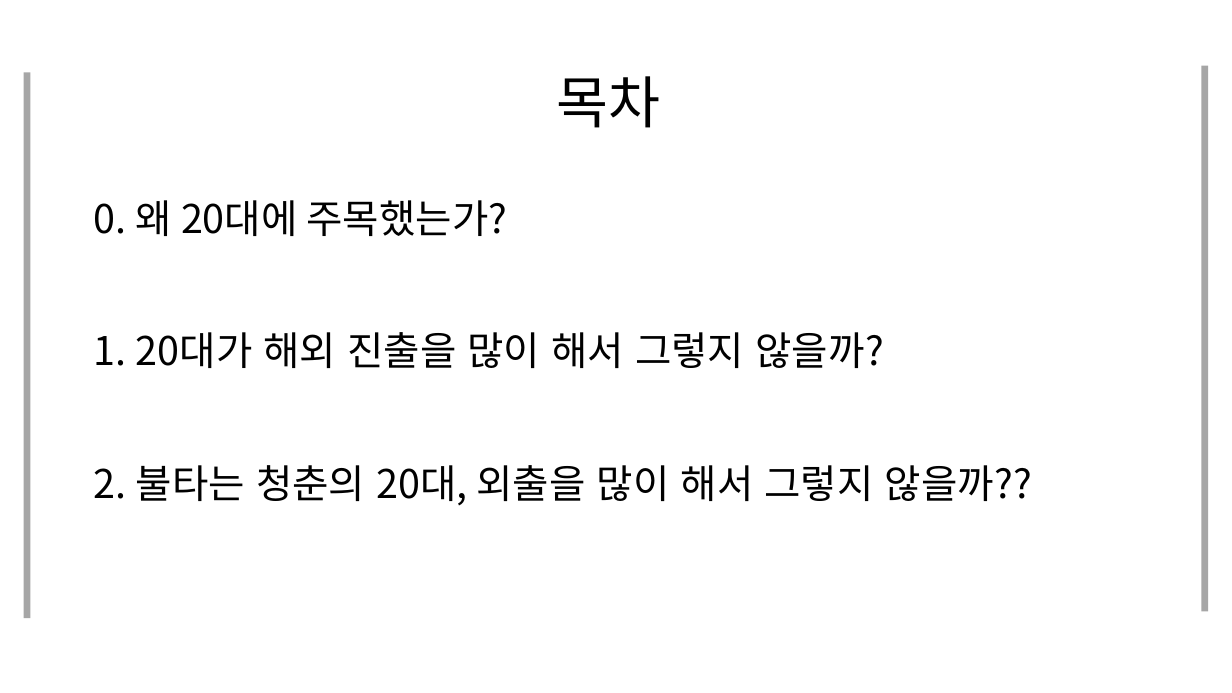
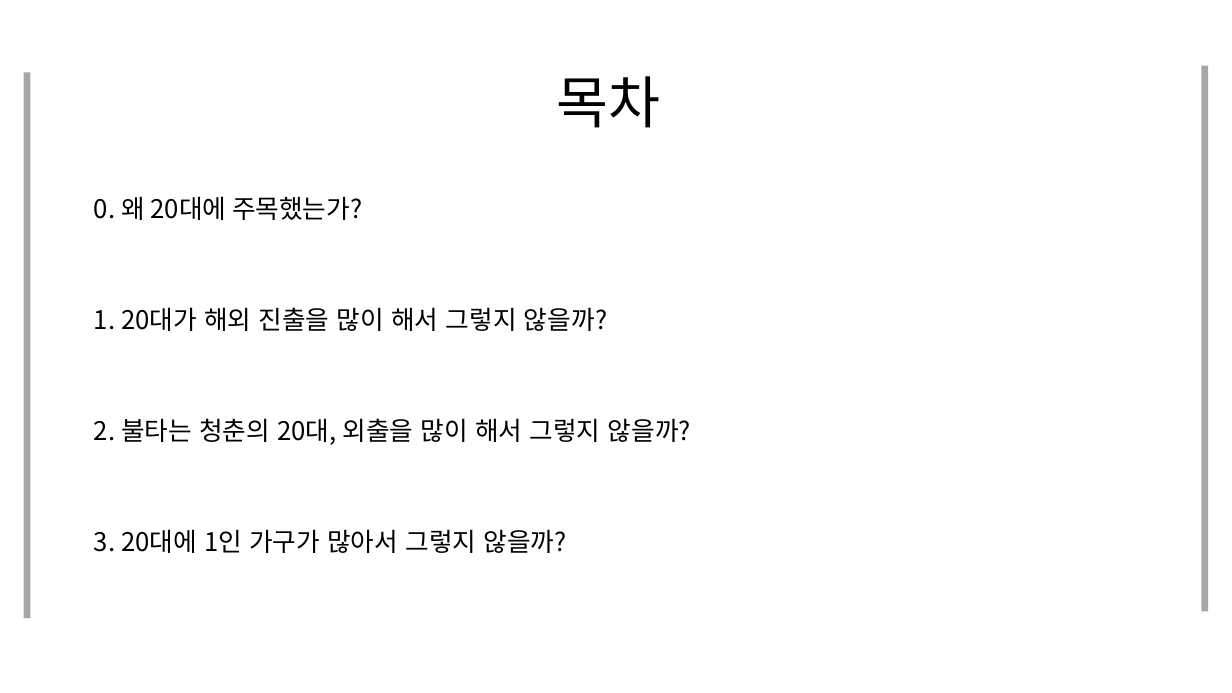
Before and after one commit to JooEHyeon/CORONA19_data_analysis, a slide deck: slide 2 of 최종합본.pptx. Drawn at 1232x693 pixels with LibreOffice and Linux fonts; fonts in the diff are those of the drawing. Boxes give left, top, right and bottom in pixels: in the first picture for what was removed or moved away, otherwise in the second. Text is boxed around its words. In the diff, an @@ line names an element or a change of style, - is before the commit and + after.

```diff
--- a/최종합본.pptx
+++ b/최종합본.pptx
@@ text at (94, 196, 607, 331): size 30.8 to 20 pt in "0. 왜 20대에 주목했는가?", "1. 20대가 해외 진출을 많이 해서 그렇지 ..."; line spacing 0.7 to 0.9 @@
@@ text at (94, 418, 691, 553): text changed; size 30.8 to 20 pt @@
-2. 불타는 청춘의 20대, 외출을 많이 해서 그렇지 않을까??
+2. 불타는 청춘의 20대, 외출을 많이 해서 그렇지 않을까?
+3. 20대에 1인 가구가 많아서 그렇지 않을까?
```
Also in this commit, not shown: 21 other slides changed, 4 slides added, 2 slides removed.
